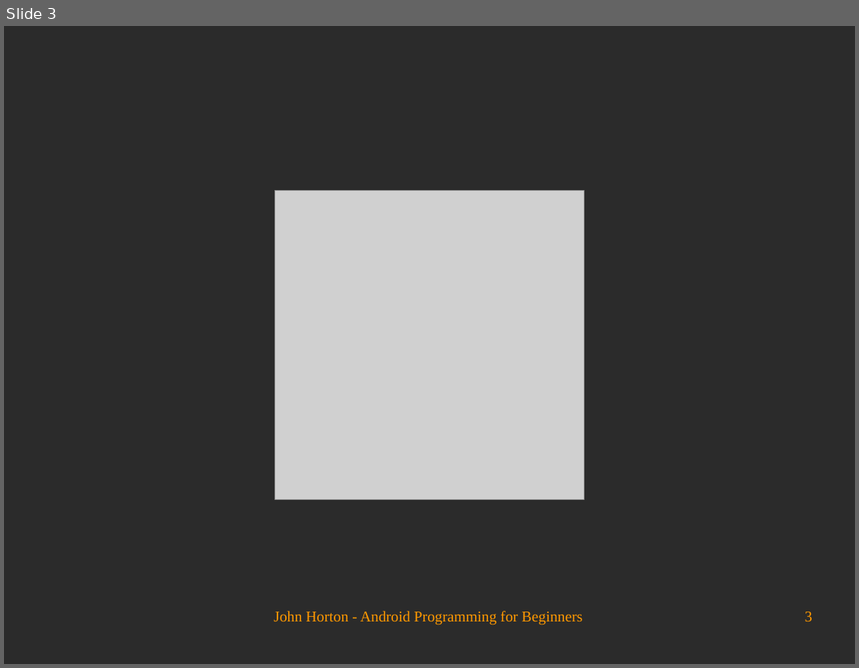
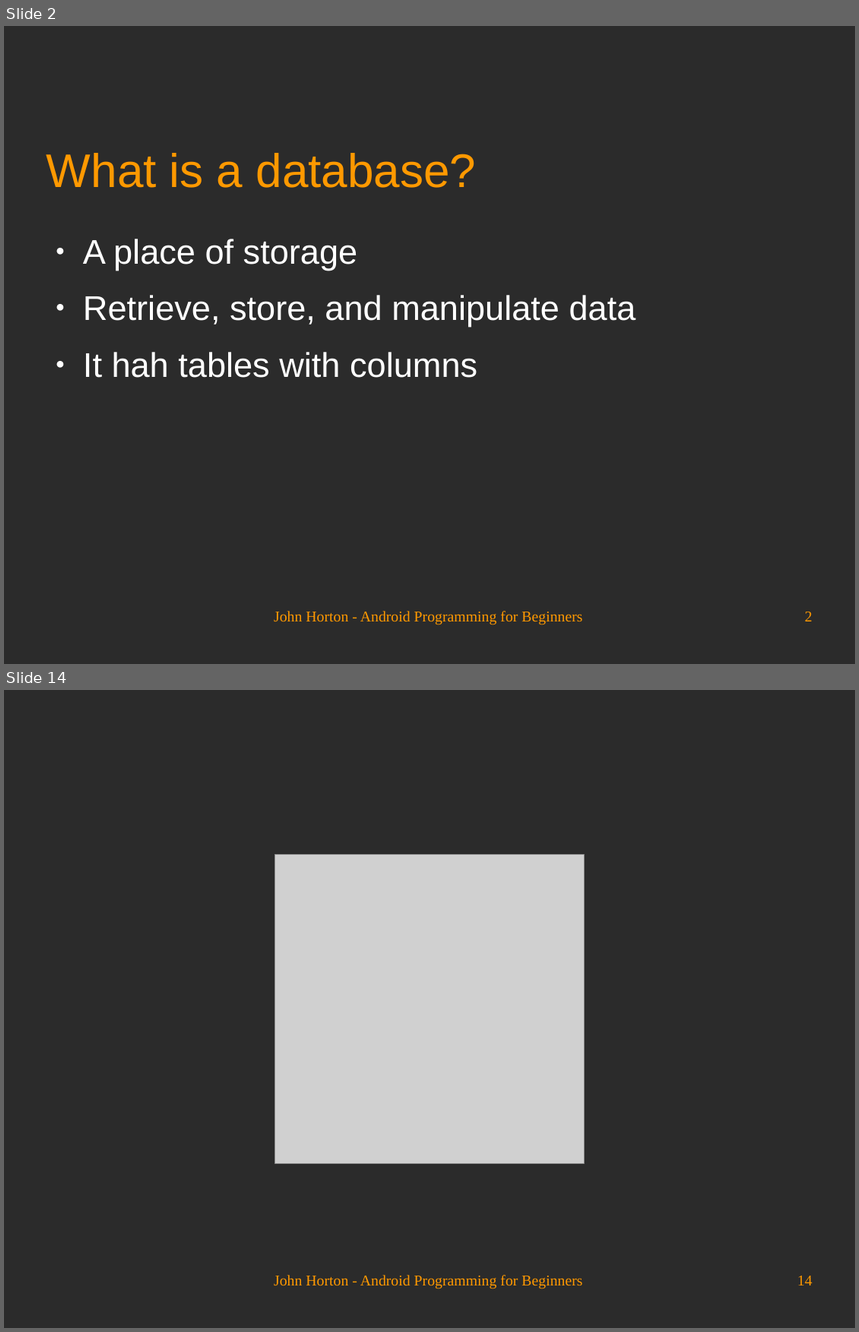
Before and after one commit to Academy-Soft-Intellect/Android-Programming-for-Beginners, a slide deck: 23_Using_SQLite_Databases_in_Our_Apps.odp. Shown one above the other, each under a label of ours: slide 3 before the commit, slides 2 and 14 after it; the slides between them are not shown. The pictures are 859x668 and 859x1332 pixels, drawn with LibreOffice and Linux fonts; fonts in the diff are those of the drawing; grey boxes stand for pictures; background and template pictures are left out; a plain dark background stands for a picture behind light text. Boxes give left, top, right and bottom in pixels: in the first picture for what was removed or moved away, otherwise in the second. Text is boxed around its words. In the diff, an @@ line names an element or a change of style, - is before the commit and + after.

```diff
--- a/23_Using_SQLite_Databases_in_Our_Apps.odp
+++ b/23_Using_SQLite_Databases_in_Our_Apps.odp
@@ slide 2 added at box(4, 26, 855, 664), background picture (left out) @@
@@ title added at box(47, 153, 477, 188), 44 pt, text #FF9900 @@
+What is a database?
@@ text added at box(83, 239, 636, 378), 32 pt, text #FFFFFF @@
+● A place of storage
+● Retrieve, store, and manipulate data
+● It hah tables with columns
@@ text added at box(274, 611, 582, 626), 14 pt, text #FF9900 @@
+John Horton - Android Programming for Beginners
@@ page number added at box(805, 612, 813, 622), 14 pt, text #FF9900 @@
+2
@@ what was slide 3 is now slide 14 @@
@@ page number at box(797, 1276, 813, 1286): text changed @@
-3
+14
```
Also in this commit, not shown: 2 slides changed, 10 other slides added.
